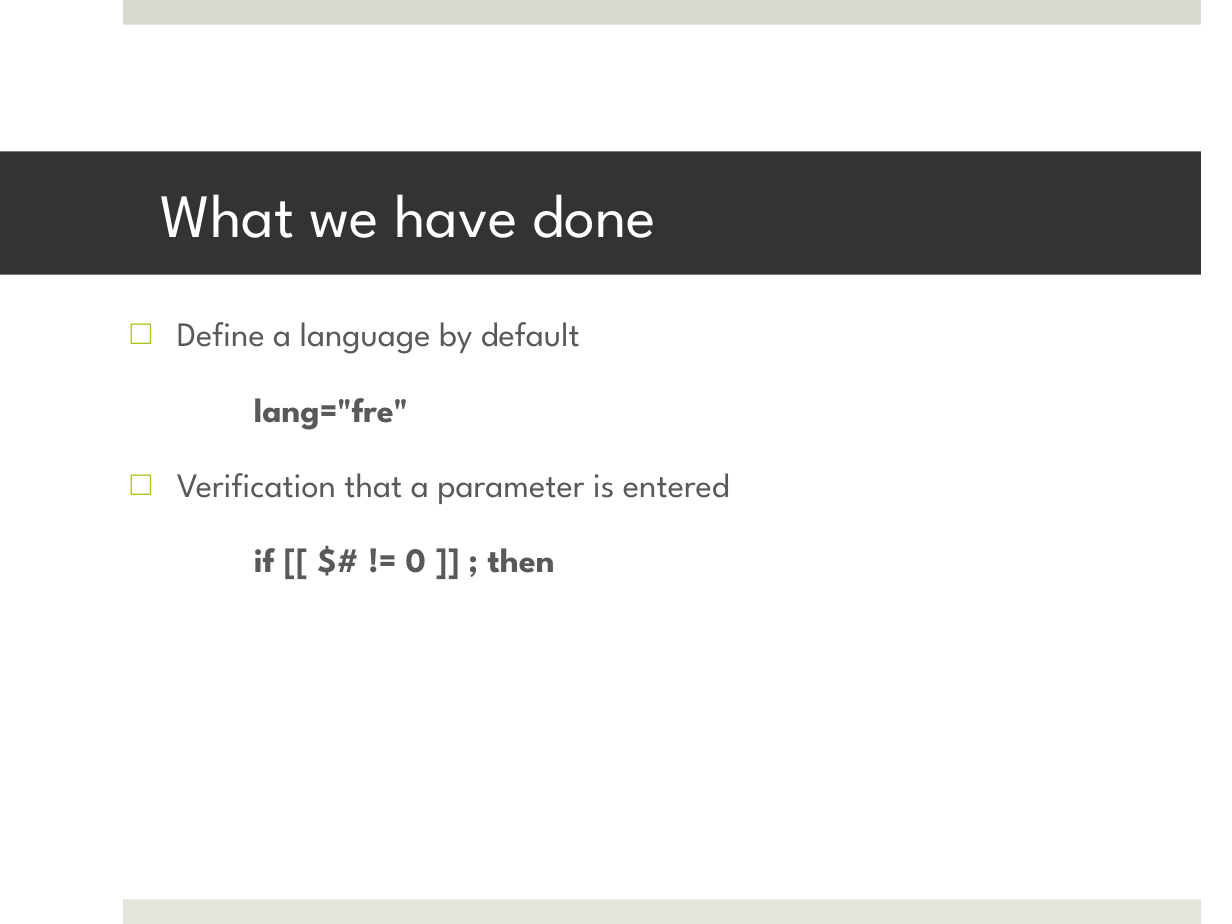
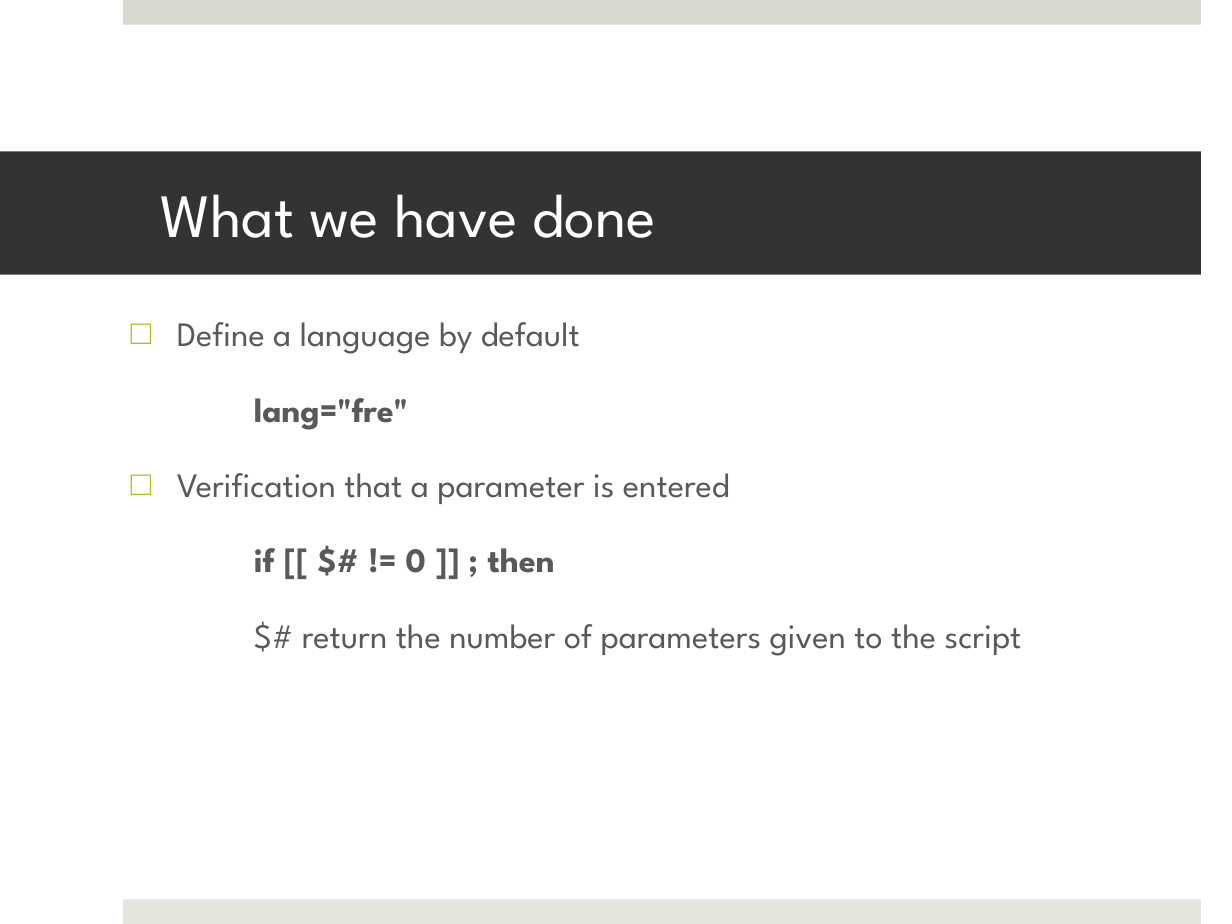
Before and after one commit to kiago/isepse2014, a slide deck: slide 4 of jessica.besagni/projects/Subtitles 2605.pptx (slide 3 before the commit). Drawn at 1232x924 pixels with LibreOffice and Linux fonts; fonts in the diff are those of the drawing. Boxes give left, top, right and bottom in pixels: in the first picture for what was removed or moved away, otherwise in the second. Text is boxed around its words. In the diff, an @@ line names an element or a change of style, - is before the commit and + after.

```diff
--- a/jessica.besagni/projects/Subtitles 2605.pptx
+++ b/jessica.besagni/projects/Subtitles 2605.pptx
@@ text at (x1=302, y1=624, x2=1022, y2=656): paragraph added @@
+$# return the number of parameters given to the script
```
Also in this commit, not shown: 2 slides added.
